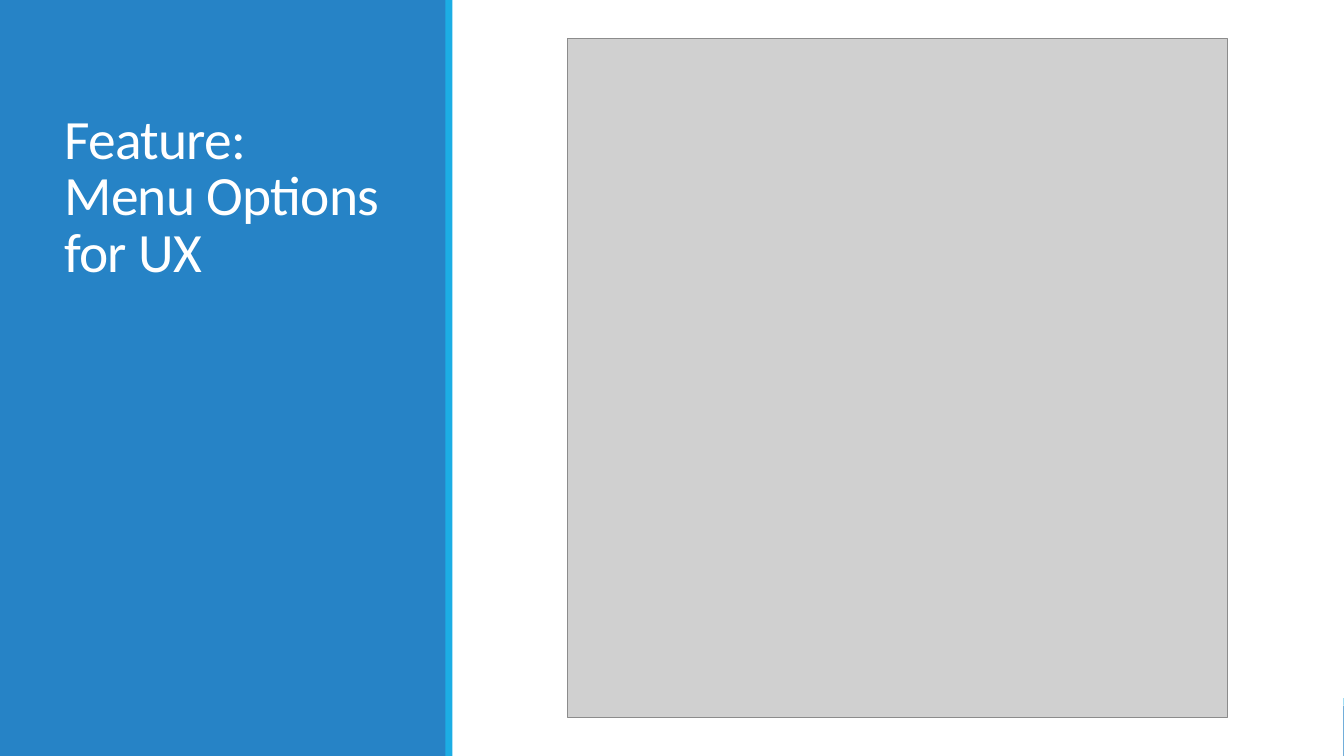
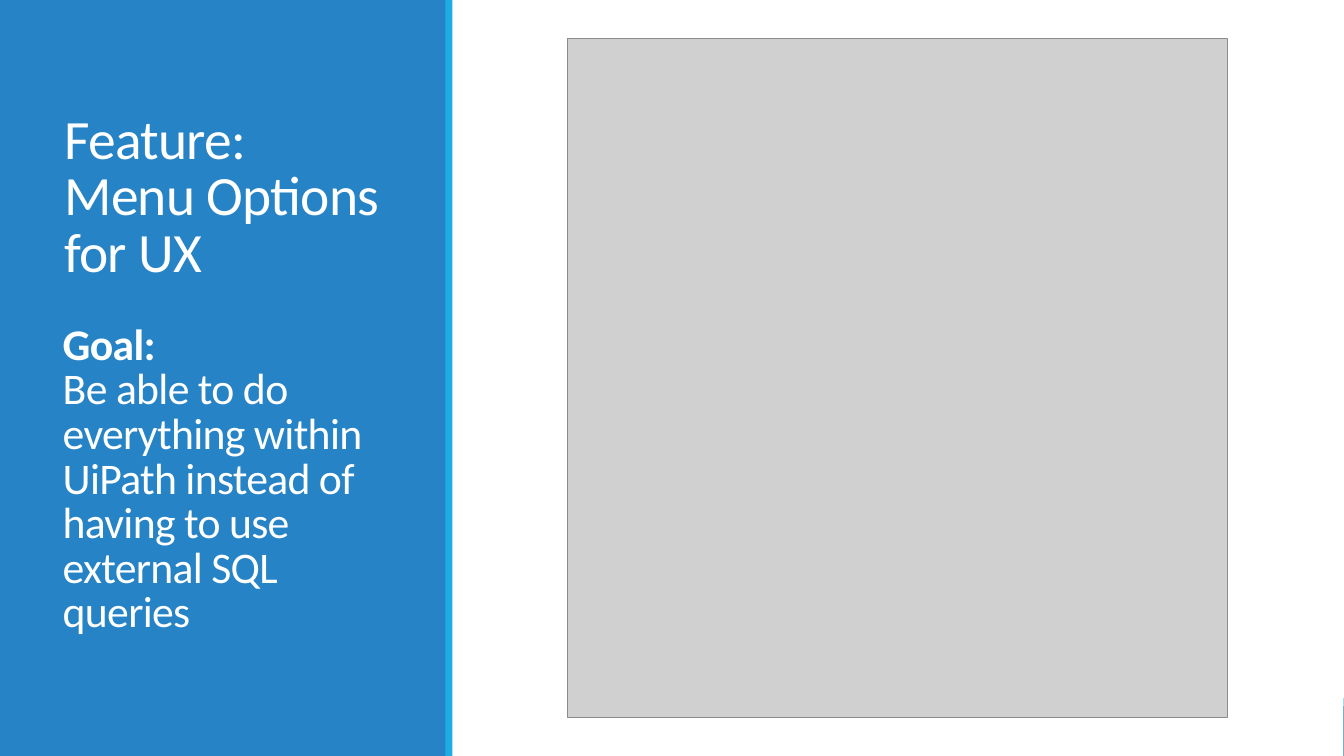
Before and after one commit to 210927-Reston-UiPath/Yu_T-P1-3NF, a slide deck: slide 2 of P1 presentation.pptx. Drawn at 1344x756 pixels with LibreOffice and Linux fonts; fonts in the diff are those of the drawing; grey boxes stand for pictures. Boxes give left, top, right and bottom in pixels: in the first picture for what was removed or moved away, otherwise in the second. Text is boxed around its words. In the diff, an @@ line names an element or a change of style, - is before the commit and + after.

```diff
--- a/P1 presentation.pptx
+++ b/P1 presentation.pptx
@@ text added at box(63, 329, 362, 634), 31.2 pt, text #FFFFFF @@
+Goal:
+Be able to do everything within UiPath instead of having to use external SQL queries
```
Also in this commit, not shown: 1 other slide changed, 1 slide added, 2 other files.
